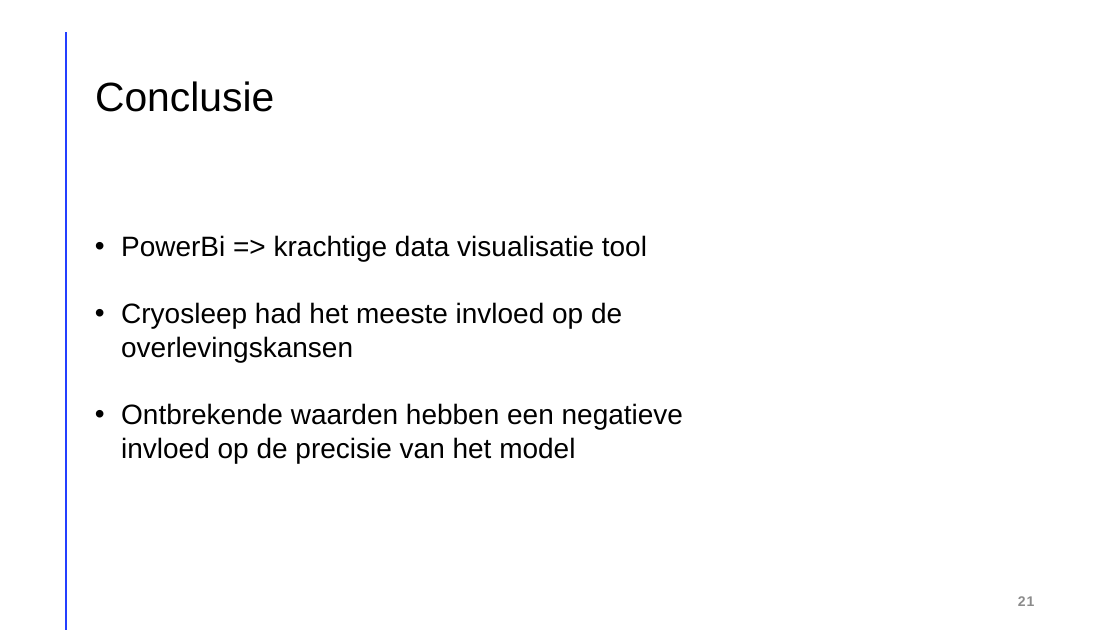
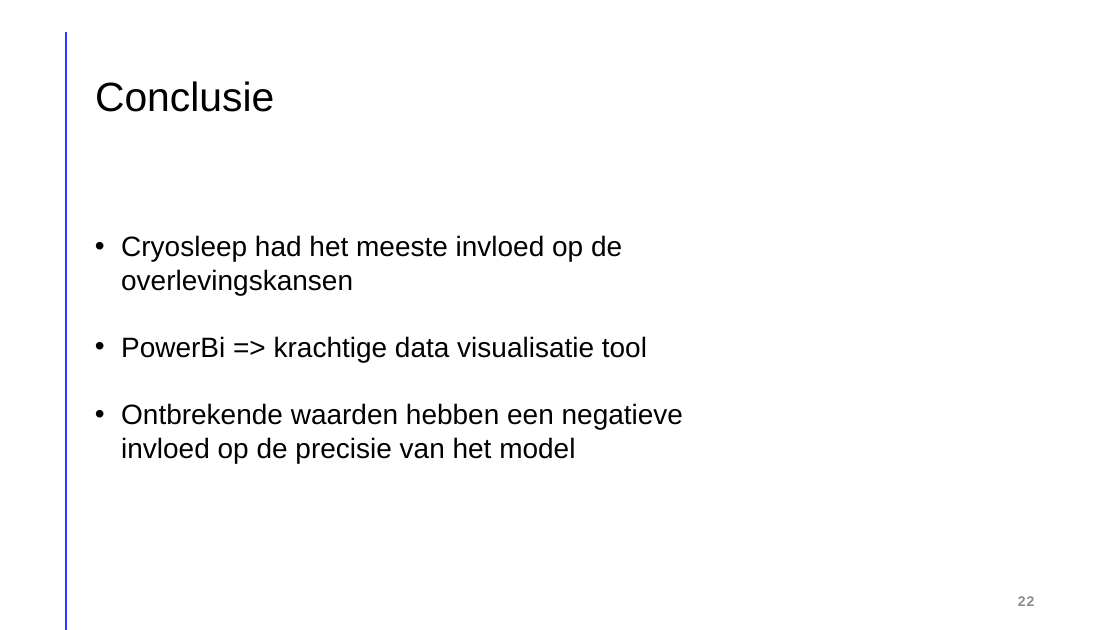
Before and after one commit to robinmonsere/Spaceship-Titanic, a slide deck: slide 22 of Documents/Spaceship titanic.pptx (slide 21 before the commit). Drawn at 1120x630 pixels with LibreOffice and Linux fonts; fonts in the diff are those of the drawing. Boxes give left, top, right and bottom in pixels: in the first picture for what was removed or moved away, otherwise in the second. Text is boxed around its words. In the diff, an @@ line names an element or a change of style, - is before the commit and + after.

```diff
--- a/Documents/Spaceship titanic.pptx
+++ b/Documents/Spaceship titanic.pptx
@@ text at <box>121,235,622,295</box>: paragraph added @@
+• Cryosleep had het meeste invloed op de overlevingskansen
@@ text at <box>121,302,622,362</box>: paragraph removed @@
-• Cryosleep had het meeste invloed op de overlevingskansen
@@ page number at <box>1018,596,1035,606</box>: text changed @@
-21
+22
```
Also in this commit, not shown: 6 other slides changed, 1 slide added, 1 other file.
